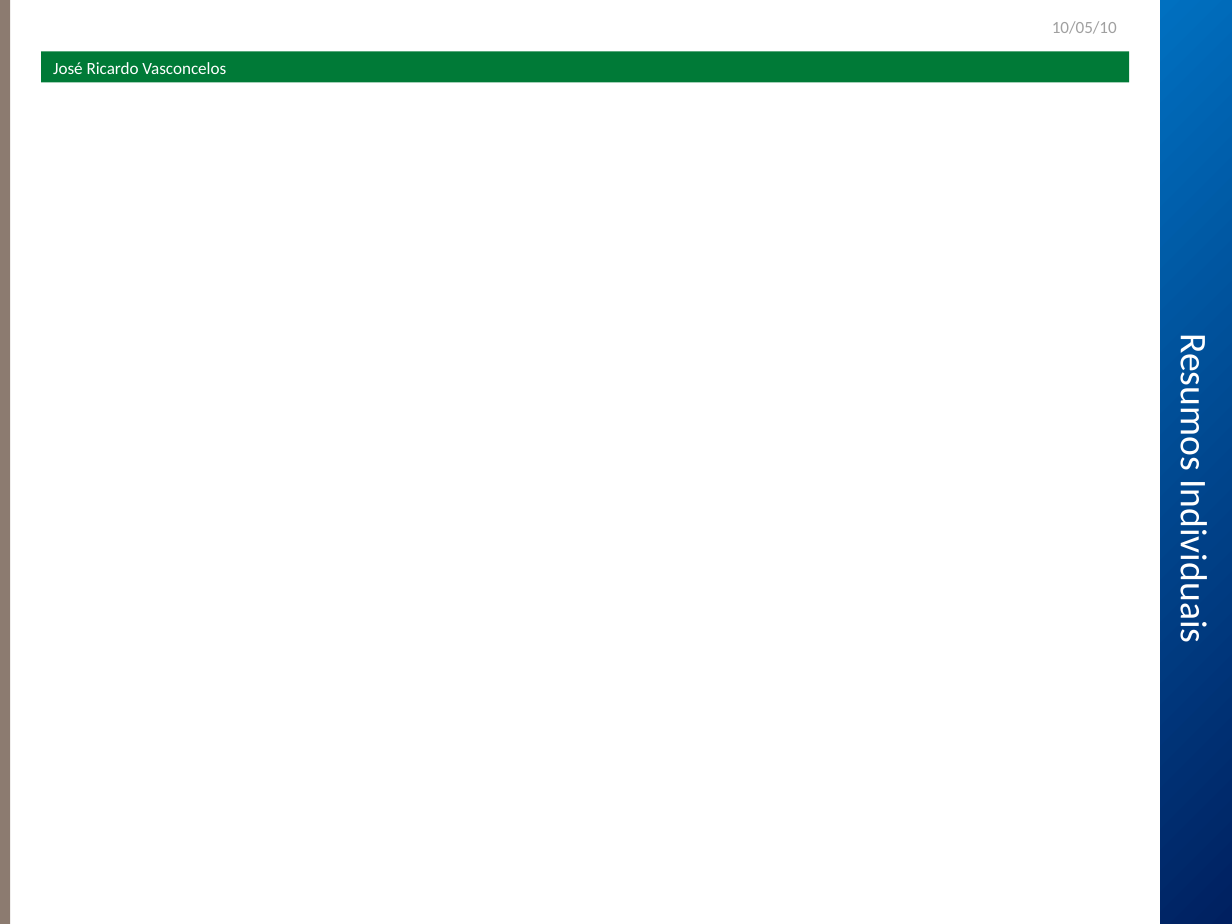
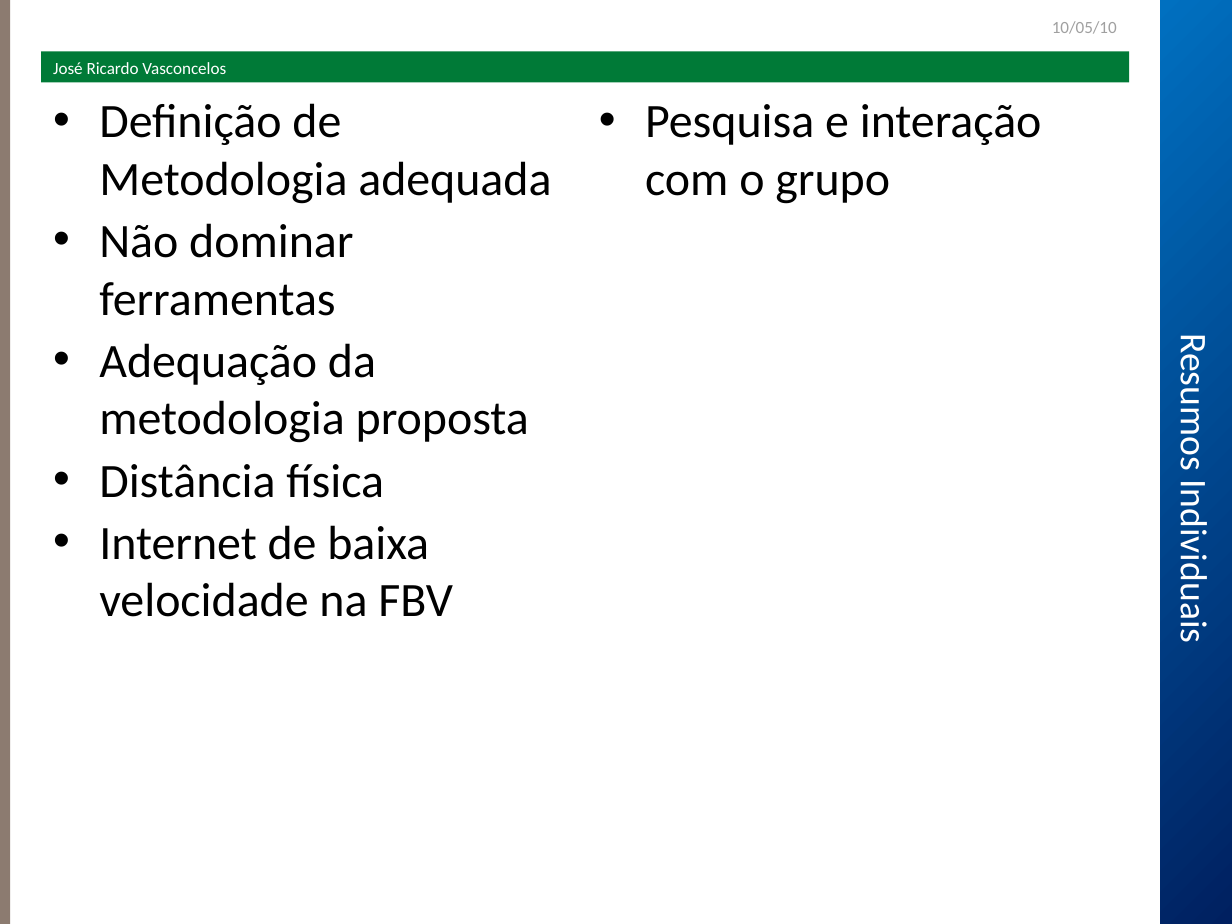
Before and after one commit to robsonmrsp/tcc-fbv-poscomp5-fabrica2, a slide deck: slide 7 of Apresentação.ppt. Drawn at 1232x924 pixels with LibreOffice and Linux fonts; fonts in the diff are those of the drawing; background and template pictures are left out. Boxes give left, top, right and bottom in pixels: in the first picture for what was removed or moved away, otherwise in the second. Text is boxed around its words. In the diff, an @@ line names an element or a change of style, - is before the commit and + after.

Commit message:
Atualização da apresentação.

```diff
--- a/Apresentação.ppt
+++ b/Apresentação.ppt
@@ text added at box(99, 103, 551, 617), 28 pt, text #000000 @@
+• Definição de Metodologia adequada
+• Não dominar ferramentas
+• Adequação da metodologia proposta
+• Distância física
+• Internet de baixa velocidade na FBV
@@ text added at box(645, 104, 1042, 204), 28 pt, text #000000 @@
+• Pesquisa e interação com o grupo
```
